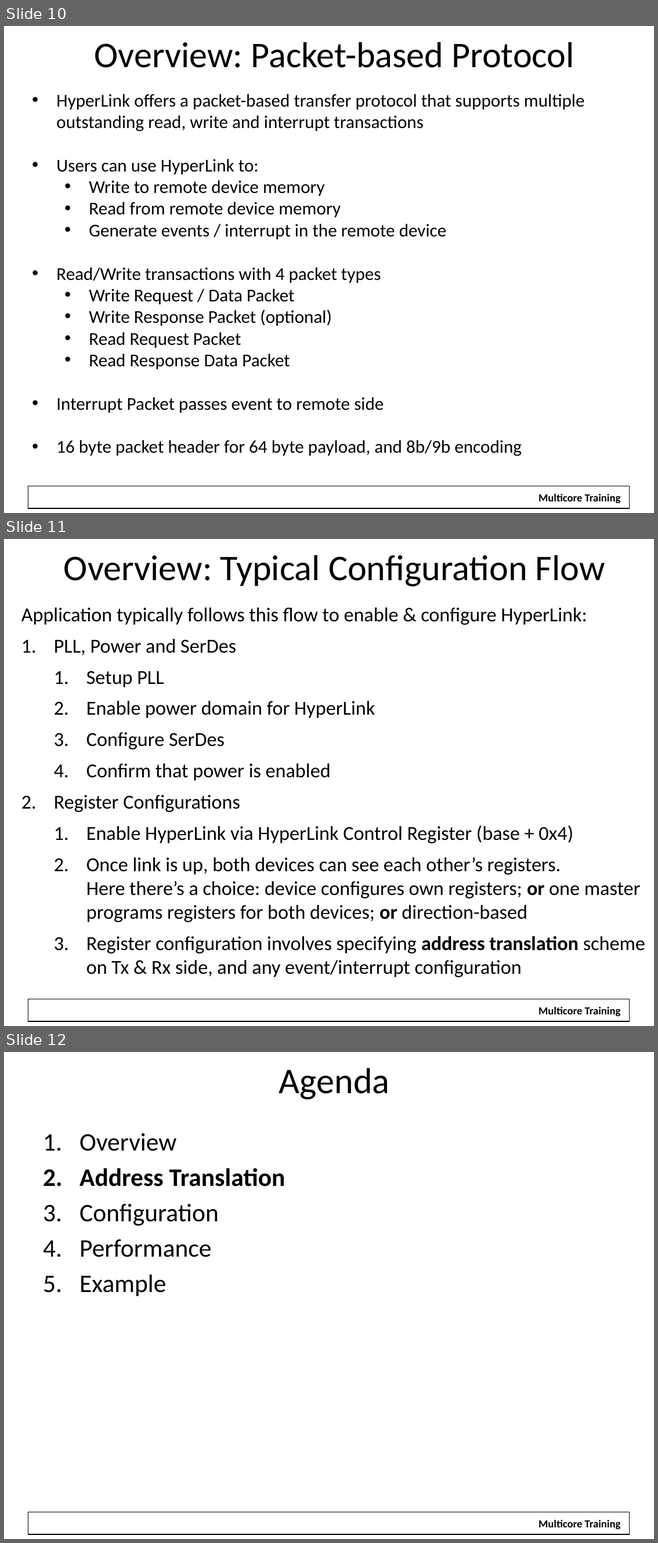
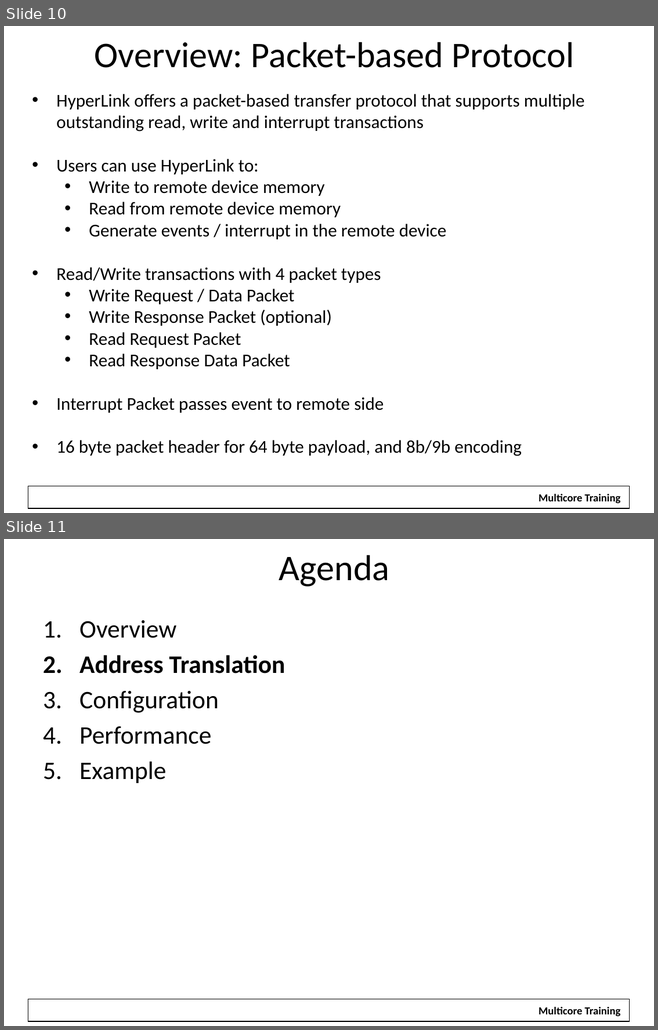
Before and after one commit to hari1989/keystone-workshop, a slide deck: slides/Intro to Hyperlink.pptx. Shown one above the other, each under a label of ours: slides 10, 11 and 12 before the commit, slides 10 and 11 after it. The pictures are 658x1543 and 658x1030 pixels, drawn with LibreOffice and Linux fonts; fonts in the diff are those of the drawing; background and template pictures are left out. Boxes give left, top, right and bottom in pixels: in the first picture for what was removed or moved away, otherwise in the second. Text is boxed around its words. In the diff, an @@ line names an element or a change of style, - is before the commit and + after.

Commit message:
Insert latest address translation

```diff
--- a/slides/Intro to Hyperlink.pptx
+++ b/slides/Intro to Hyperlink.pptx
@@ slide 11 removed at (4,539,654,1026), background #FFFFFF; not listed: 2 template elements that a slide beside it also shows @@
@@ text removed at (64,555,605,587) @@
-Overview: Typical Configuration Flow
@@ text removed at (21,607,645,977) @@
-Application typically follows this flow to enable & configure HyperLink:
-1. PLL, Power and SerDes
-  1. Setup PLL
-  2. Enable power domain for HyperLink
-  3. Configure SerDes
-  4. Confirm that power is enabled
-2. Register Configurations
-  1. Enable HyperLink via HyperLink Control Register (base + 0x4)
-  2. Once link is up, both devices can see each other’s registers.
-     Here there’s a choice: device configures own registers; or one master programs registers for both devices; or direction-based
-  3. Register configuration involves specifying address translation scheme on Tx & Rx side, and any event/interrupt configuration
@@ what was slide 12 is now slide 11 @@
```
Also in this commit, not shown: 21 slides changed, 1 slide added, 1 other slide removed.
